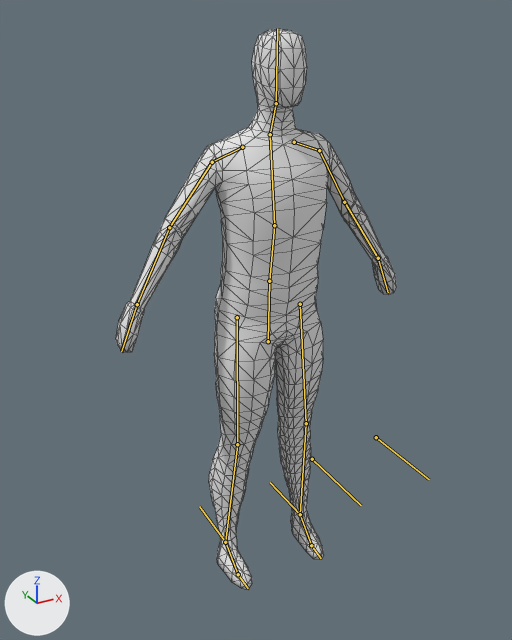
A saved change to the Blender file Awful Summer Jam 19/Assets/Blend Files/Character.blend.
Both versions are drawn from a camera (50 mm lens) standing at (-2.28, -3.93, 4.05) and looking at (-0.04, 0.15, 2.01). Lighting does not change. The marker at lower left points along +X, +Y and +Z. Both versions are drawn at the pose saved in each file; the numbers are the values there. The bones that bend it are drawn over the model as lines. Mesh edges are drawn as thin lines.
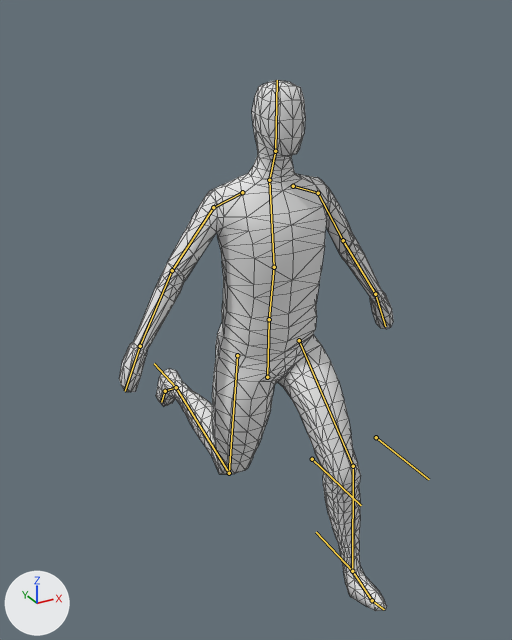
What differs and where, as boxes [x1, y1, x2, y2] in the pictures (512 x 640 px):
'Cube', posed: before [116, 29, 396, 590]; after [119, 80, 393, 611]
bone 'Hips', root to tip: before (268, 341) to (269, 281); after (267, 377) to (269, 319)
bone 'Foot.L', root to tip: before (300, 514) to (311, 545); after (352, 571) to (372, 600)
bone 'Foot.R', root to tip: before (225, 542) to (238, 574); after (176, 387) to (165, 391)
bone 'IK.L', root to tip: before (300, 514) to (270, 482); after (352, 571) to (316, 532)
bone 'IK.R', root to tip: before (225, 542) to (199, 506); after (176, 387) to (154, 363)

The change in detail:
Bone 'Hips' (bone_hips) moves from (0.0, 0.0, 0.0) to (0.0, -0.287, 0.008).
Bone 'Foot.L' (bone_foot_l) turns from (0, 0, 0) to (19, 0, 1) degrees about its own x, y and z.
Bone 'Foot.R' (bone_foot_r) turns from (0, 0, 0) to (-8, -1, 0) degrees about its own x, y and z.
Bone 'IK.L' (bone_ik_l) moves from (0.0, 0.0, 0.0) to (0.0, -0.744, 0.001).
Bone 'IK.R' (bone_ik_r) moves from (0.0, 0.0, 0.0) to (0.0, 0.895, 0.961).
